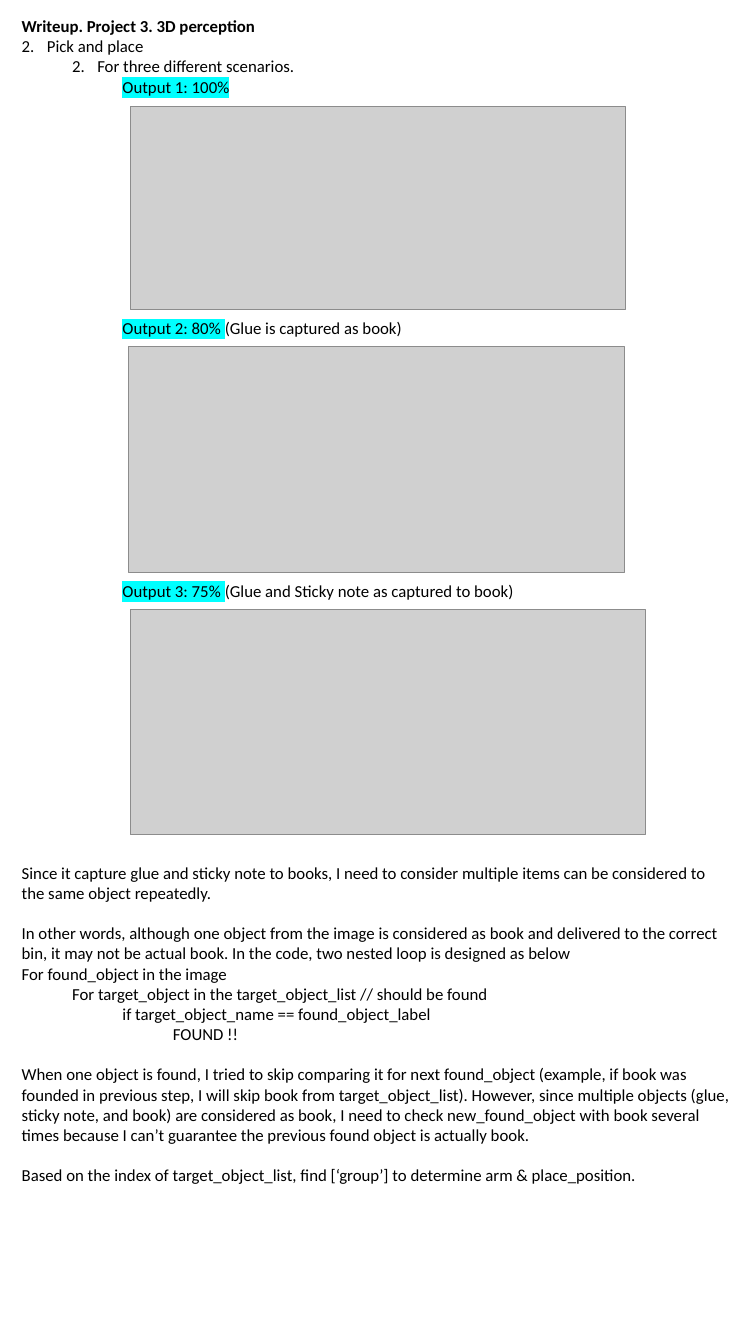
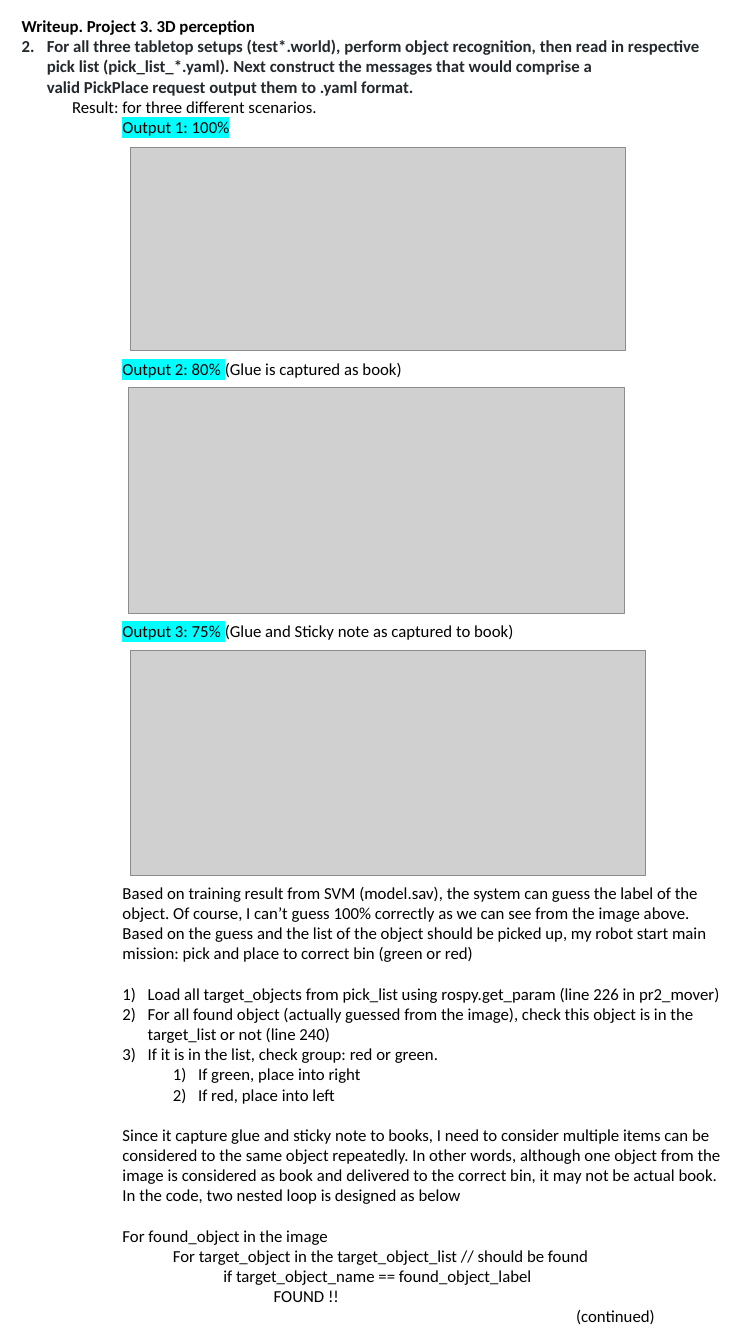
Before and after one commit to kimduckhwan/RoboND-Perception-Project, a slide deck: slide 2 of writeup_perception.pptx. Drawn at 756x1344 pixels with LibreOffice and Linux fonts; fonts in the diff are those of the drawing; grey boxes stand for pictures. Boxes give left, top, right and bottom in pixels: in the first picture for what was removed or moved away, otherwise in the second. Text is boxed around its words. In the diff, an @@ line names an element or a change of style, - is before the commit and + after.

```diff
--- a/writeup_perception.pptx
+++ b/writeup_perception.pptx
@@ text at box(47, 39, 699, 113): text changed; text colour #000000 to #24292E; bold on @@
-2. Pick and place
-  2. For three different scenarios.
+2. For all three tabletop setups (test*.world), perform object recognition, then read in respective pick list (pick_list_*.yaml). Next construct the messages that would comprise a valid PickPlace request output them to .yaml format.
+  Result: for three different scenarios.
@@ 3 pictures: place and size @@
-3 pictures at box(129, 107, 645, 836)
+3 pictures at box(129, 147, 645, 876)
@@ text at box(122, 887, 721, 1204): text changed @@
-Since it capture glue and sticky note to books, I need to consider multiple items can be considered to the same object repeatedly.
-In other words, although one object from the image is considered as book and delivered to the correct bin, it may not be actual book. In the code, two nested loop is designed as below
+    Based on training result from SVM (model.sav), the system can guess the label of the object. Of course, I can’t guess 100% correctly as we can see from the image above. Based on the guess and the list of the object should be picked up, my robot start main mission: pick and place to correct bin (green or red)
+    1) Load all target_objects from pick_list using rospy.get_param (line 226 in pr2_mover)
+    2) For all found object (actually guessed from the image), check this object is in the target_list or not (line 240)
+    3) If it is in the list, check group: red or green.
+      1) If green, place into right
+      2) If red, place into left
+    Since it capture glue and sticky note to books, I need to consider multiple items can be considered to the same object repeatedly. In other words, although one object from the image is considered as book and delivered to the correct bin, it may not be actual book. In the code, two nested loop is designed as below
@@ text at box(122, 1230, 588, 1302): list level 1 to 3 in "For found_object in the image"; list level 1 to 3 in "For target_object in the target_object_list ..."; list level 1 to 3 in "if target_object_name == found_object_label"; list level 1 to 3 in "FOUND !!" @@
@@ text at box(576, 1310, 655, 1324): text changed @@
-When one object is found, I tried to skip comparing it for next found_object (example, if book was founded in previous step, I will skip book from target_object_list). However, since multiple objects (glue, sticky note, and book) are considered as book, I need to check new_found_object with book several times because I can’t guarantee the previous found object is actually book.
-Based on the index of target_object_list, find [‘group’] to determine arm & place_position.
+(continued)
```
Also in this commit, not shown: 1 other slide changed, 1 slide added, 1 other file.
